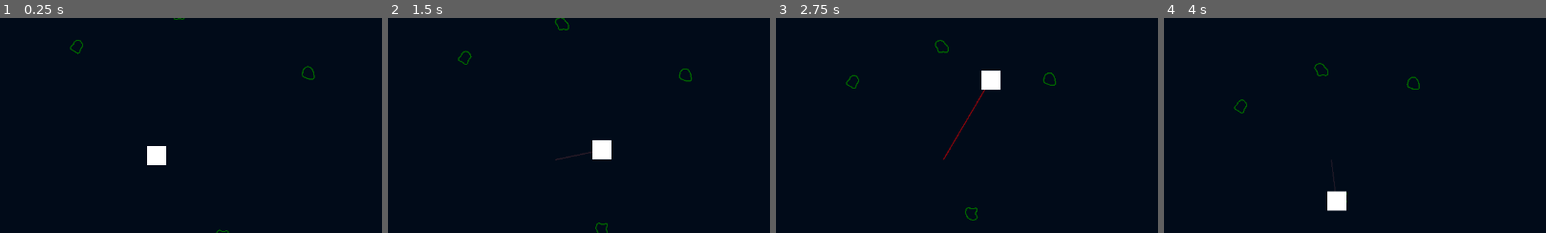
Above: before the commit, frames 1-4 (left to right).
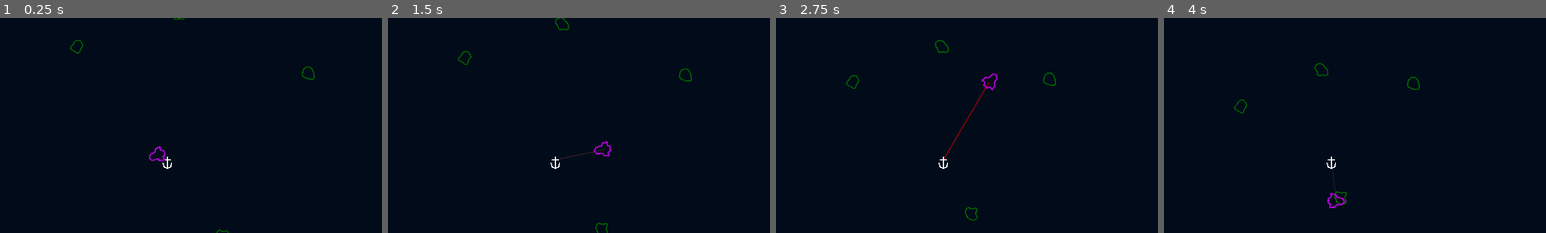
Above: after the commit, the same moments.

Repository: ArjanBroos/GMTK-2025
Game: Godot game, scene res://levels/arjan_tests.tscn
Two runs of this game, one before a commit and one after it. Both use one fixed random seed, a clock stepped at 60 frames per second and the inputs below. This scene is started directly instead of the project's main scene. Sound files missing from this copy of the repository are replaced by a short silence.
Inputs (mouse positions are % of the whole screen's width and height, from its top left):
- Up to frame 1 (0.25 s): no input
- Up to frame 2 (1.5 s): tap Enter at 0.5 s; move the mouse to (72, 45) at 0.52 s; tap Space at 0.77 s; move the mouse to (30, 55) at 1.27 s
- Up to frame 3 (2.75 s): tap Space at 1.52 s; move the mouse to (60, 28) at 2.02 s
- Up to frame 4 (4 s): move the mouse to (45, 70) at 2.77 s; tap Space at 3.02, 3.77 s; move the mouse to (80, 65) at 3.52 s
The pictures show only the part of the screen within x 30-80%, y 18-68%; the shares and areas given below are measured in that part.

The runs differ from the first frame. In frame 1, 0.5% of the frame differs, in the area x 38-46%, y 59-71%; in frame 2, 0.5%; in frame 3, 0.6%, in the area x 42-59%, y 24-71%; in frame 4, 0.5%.

Commit message:
Change player and tether visualization

Diff:
--- a/components/follow_cursor.gd
+++ b/components/follow_cursor.gd
@@ -7,4 +7,8 @@
 func _process(delta):
 	var pos = follower.global_position
 	var mousePos = get_global_mouse_position()
+	var direction = pos.direction_to(mousePos)
+	var distance = pos.distance_to(mousePos)
 	follower.global_position = pos.move_toward(mousePos, max_speed * delta)
+	if distance > 1.0:
+		follower.rotation = Vector2.UP.angle_to(direction)
--- a/levels/arjan_tests.tscn
+++ b/levels/arjan_tests.tscn
@@ -21,17 +21,21 @@
 
 [node name="Asteroid" parent="." instance=ExtResource("2_hyu0f")]
 position = Vector2(507, 176)
+linear_damp = 0.15
 
 [node name="Asteroid2" parent="." instance=ExtResource("2_hyu0f")]
 position = Vector2(676, 122)
+linear_damp = 0.15
 direction_degrees = 110.0
 
 [node name="Asteroid3" parent="." instance=ExtResource("2_hyu0f")]
 position = Vector2(894, 223)
+linear_damp = 0.15
 direction_degrees = 170.0
 
 [node name="Asteroid4" parent="." instance=ExtResource("2_hyu0f")]
 position = Vector2(750, 495)
+linear_damp = 0.15
 direction_degrees = 220.0
 
 [node name="PlayerSpawnPoint" type="Node2D" parent="."]
--- a/player/player.tscn
+++ b/player/player.tscn
@@ -1,14 +1,10 @@
-[gd_scene load_steps=9 format=3 uid="uid://5g3i4mhst5kb"]
+[gd_scene load_steps=7 format=3 uid="uid://5g3i4mhst5kb"]
 
-[ext_resource type="Texture2D" uid="uid://hrun317j6v3h" path="res://player/player.png" id="1_oul6g"]
 [ext_resource type="Script" uid="uid://cuk138uhfuit" path="res://player/player.gd" id="1_qjkh3"]
 [ext_resource type="Script" uid="uid://b3s0q2nv1375l" path="res://player/tether.gd" id="2_g6k8r"]
 [ext_resource type="Script" uid="uid://valb3o157auw" path="res://components/follow_cursor.gd" id="2_rkbax"]
 [ext_resource type="Script" uid="uid://c87y1h43er7n8" path="res://components/health.gd" id="3_yw30f"]
 [ext_resource type="Script" uid="uid://bfb6nj1lrv6ay" path="res://components/hurt_box.gd" id="4_qjkh3"]
-
-[sub_resource type="RectangleShape2D" id="RectangleShape2D_g6k8r"]
-size = Vector2(30, 30)
 
 [sub_resource type="CircleShape2D" id="CircleShape2D_g6k8r"]
 radius = 32.0156
@@ -21,14 +17,33 @@
 script = ExtResource("2_g6k8r")
 player = NodePath("../Player")
 
+[node name="Anchor" type="Node2D" parent="."]
+
+[node name="Line2D" type="Line2D" parent="Anchor"]
+points = PackedVector2Array(0, 13, 0, -5)
+width = 2.0
+
+[node name="Line2D2" type="Line2D" parent="Anchor"]
+points = PackedVector2Array(6, 0, -6, 0)
+width = 2.0
+
+[node name="Line2D3" type="Line2D" parent="Anchor"]
+position = Vector2(0, 3)
+points = PackedVector2Array(7, 2, 6, 8, 4, 10, 0, 11, -4, 10, -6, 8, -7, 2)
+width = 2.0
+
 [node name="Player" type="Node2D" parent="." node_paths=PackedStringArray("health")]
-position = Vector2(29, -30)
+position = Vector2(21, -21)
 script = ExtResource("1_qjkh3")
 health = NodePath("Health")
 metadata/_custom_type_script = "uid://cuk138uhfuit"
 
-[node name="Sprite2D" type="Sprite2D" parent="Player"]
-texture = ExtResource("1_oul6g")
+[node name="Line2D" type="Line2D" parent="Player"]
+position = Vector2(-72, 7)
+scale = Vector2(1.16591, 1.18069)
+points = PackedVector2Array(52.3198, 2.54088, 53.1775, -4.2348, 56.6083, -5.92872, 57.466, -14.3983, 61.7545, -16.9392, 66.043, -14.3983, 67.7584, -5.92872, 71.1892, -4.2348, 72.0469, 2.54088, 67, 2, 65.1853, 5.92872, 59.1814, 5.92872, 57, 2, 52.3198, 2.54088, 53.1775, -4.2348)
+width = 2.0
+default_color = Color(0.687159, 0.00145028, 0.834129, 1)
 
 [node name="FollowCursor" type="Node2D" parent="Player" node_paths=PackedStringArray("follower")]
 script = ExtResource("2_rkbax")
@@ -40,15 +55,17 @@
 metadata/_custom_type_script = "uid://c87y1h43er7n8"
 
 [node name="HurtBox" type="Area2D" parent="Player" node_paths=PackedStringArray("health")]
+visible = false
 collision_layer = 2
 script = ExtResource("4_qjkh3")
 health = NodePath("../Health")
 metadata/_custom_type_script = "uid://bfb6nj1lrv6ay"
 
-[node name="CollisionShape2D" type="CollisionShape2D" parent="Player/HurtBox"]
-shape = SubResource("RectangleShape2D_g6k8r")
+[node name="CollisionPolygon2D" type="CollisionPolygon2D" parent="Player/HurtBox"]
+polygon = PackedVector2Array(-9, 2, -11, 12, 13, 12, 10, 2, 5, -10, 0, -13, -4, -10)
 
 [node name="NearMissBox" type="Area2D" parent="Player"]
+visible = false
 collision_layer = 16
 collision_mask = 8
 
